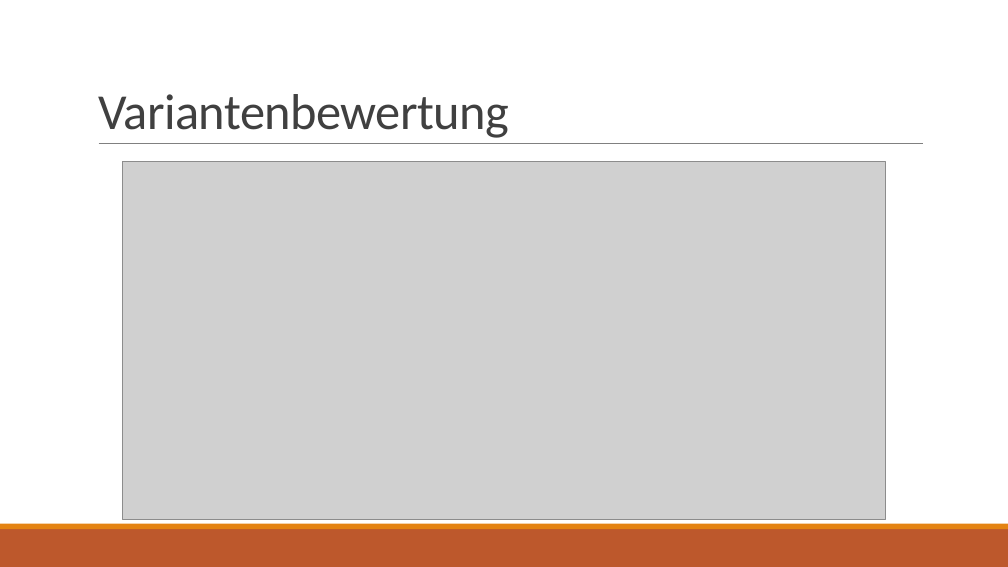
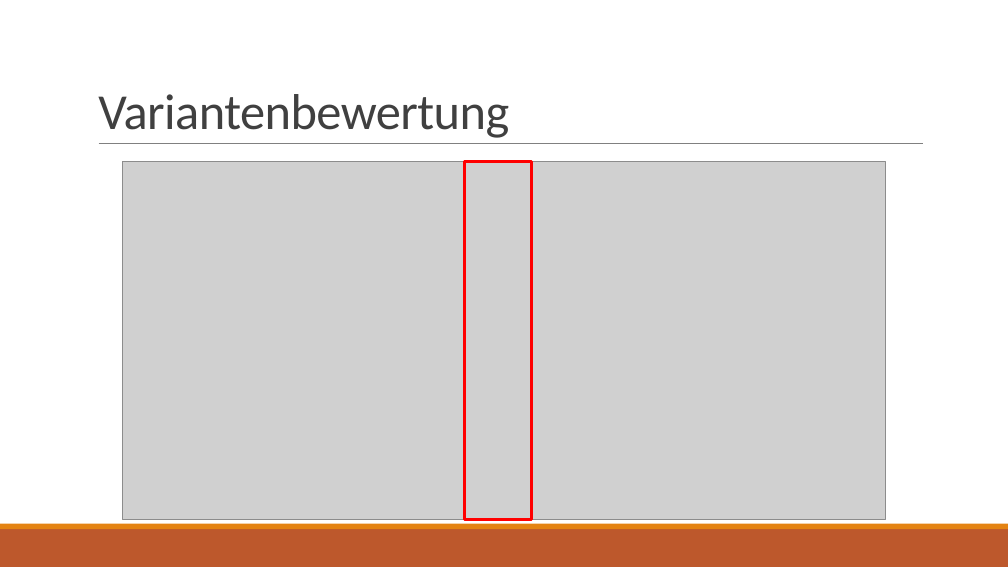
Before and after one commit to raphael-s/M306, a slide deck: slide 6 of docs/Projektpräsentation.pptx. Drawn at 1008x567 pixels with LibreOffice and Linux fonts; fonts in the diff are those of the drawing; grey boxes stand for pictures. Boxes give left, top, right and bottom in pixels: in the first picture for what was removed or moved away, otherwise in the second. Text is boxed around its words. In the diff, an @@ line names an element or a change of style, - is before the commit and + after.

```diff
--- a/docs/Projektpräsentation.pptx
+++ b/docs/Projektpräsentation.pptx
@@ rectangle added at (x1=464, y1=161, x2=532, y2=520), outline #FF0000 3 pt @@
```
Also in this commit, not shown: 3 other slides changed, 4 slides added, 3 slides removed, 1 other file.
